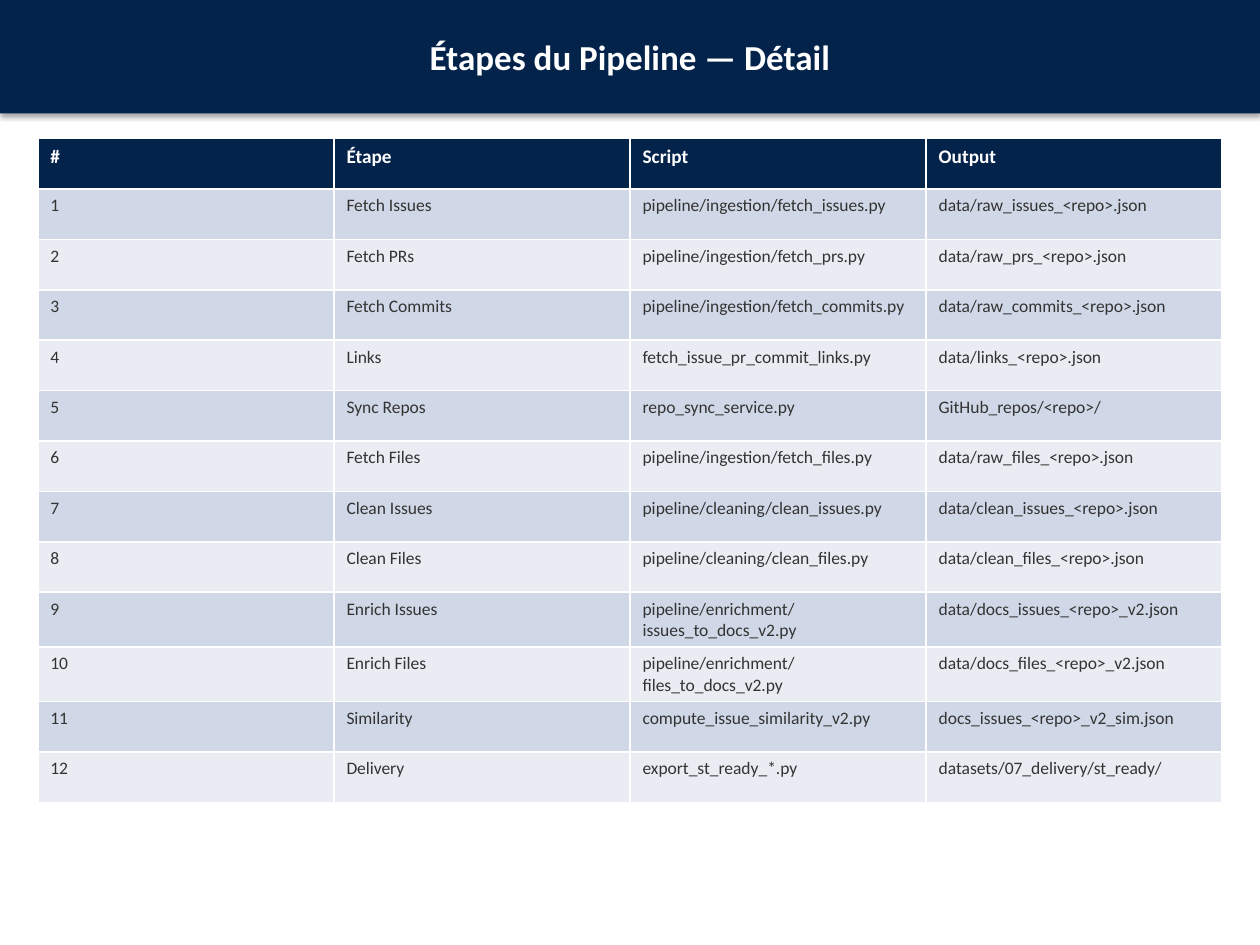
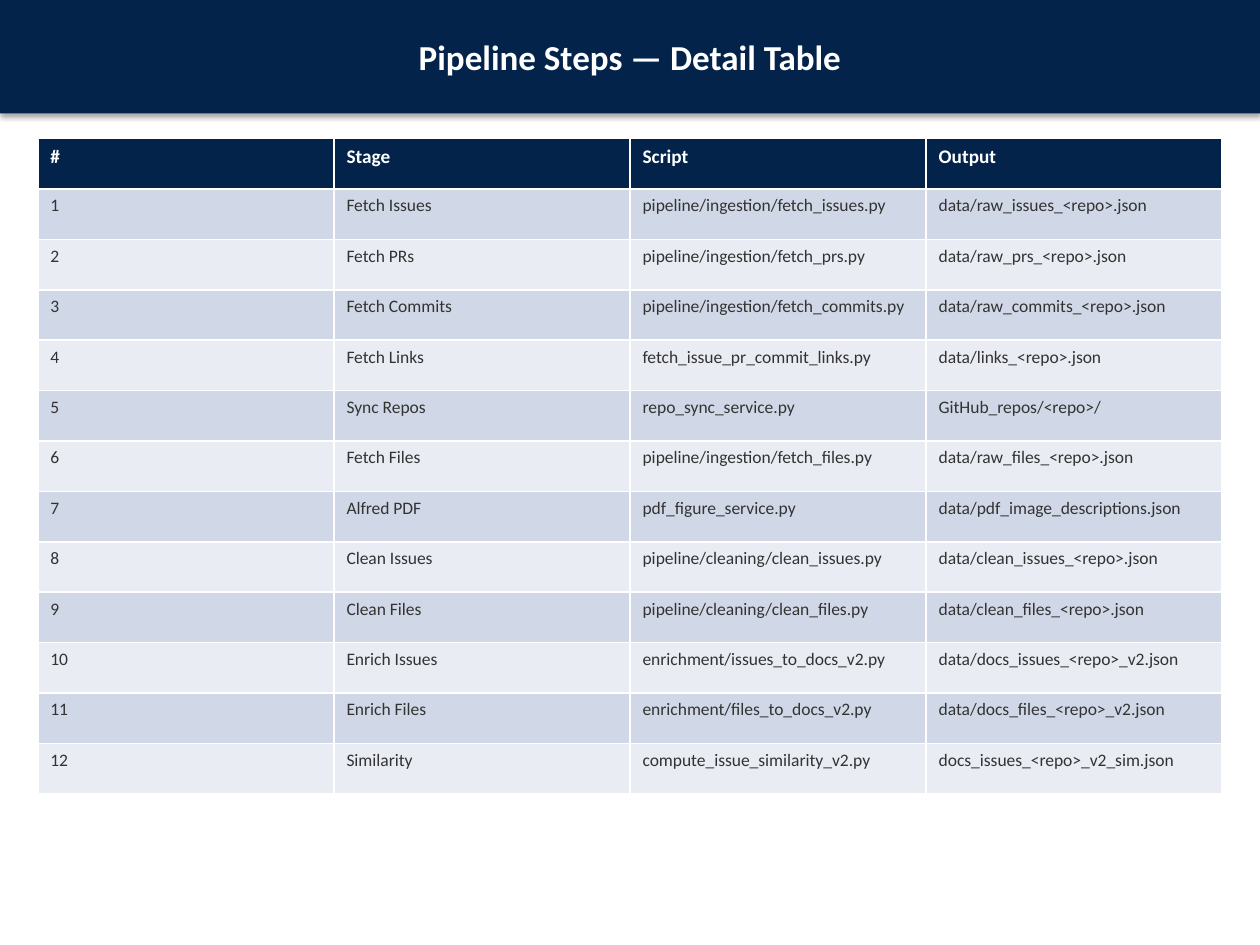
Before and after one commit to ALABSTM/stm32cube-gh-kb-pipeline, a slide deck: slide 19 of docs/Atelier_Pratique_Pipeline_STM32Cube.pptx (slide 13 before the commit). Drawn at 1260x945 pixels with LibreOffice and Linux fonts; fonts in the diff are those of the drawing. Boxes give left, top, right and bottom in pixels: in the first picture for what was removed or moved away, otherwise in the second. Text is boxed around its words. In the diff, an @@ line names an element or a change of style, - is before the commit and + after.

```diff
--- a/docs/Atelier_Pratique_Pipeline_STM32Cube.pptx
+++ b/docs/Atelier_Pratique_Pipeline_STM32Cube.pptx
@@ text in rectangle at bbox=[419, 45, 841, 76]: text changed @@
-Étapes du Pipeline — Détail
+Pipeline Steps — Detail Table
@@ table at bbox=[38, 139, 1222, 794] @@
-row 1, column 2: Étape
+row 1, column 2: Stage
-row 5, column 2: Links
+row 5, column 2: Fetch Links
-row 8: 7 | Clean Issues | pipeline/cleaning/clean_issues.py | data/clean_issues_<repo>.json
+row 8: 7 | Alfred PDF | pdf_figure_service.py | data/pdf_image_descriptions.json
-row 9: 8 | Clean Files | pipeline/cleaning/clean_files.py | data/clean_files_<repo>.json
+row 9: 8 | Clean Issues | pipeline/cleaning/clean_issues.py | data/clean_issues_<repo>.json
-row 10: 9 | Enrich Issues | pipeline/enrichment/issues_to_docs_v2.py | data/docs_issues_<repo>_v2.json
+row 10: 9 | Clean Files | pipeline/cleaning/clean_files.py | data/clean_files_<repo>.json
-row 11: 10 | Enrich Files | pipeline/enrichment/files_to_docs_v2.py | data/docs_files_<repo>_v2.json
+row 11: 10 | Enrich Issues | enrichment/issues_to_docs_v2.py | data/docs_issues_<repo>_v2.json
-row 12: 11 | Similarity | compute_issue_similarity_v2.py | docs_issues_<repo>_v2_sim.json
+row 12: 11 | Enrich Files | enrichment/files_to_docs_v2.py | data/docs_files_<repo>_v2.json
-row 13: 12 | Delivery | export_st_ready_*.py | datasets/07_delivery/st_ready/
+row 13: 12 | Similarity | compute_issue_similarity_v2.py | docs_issues_<repo>_v2_sim.json
```
Also in this commit, not shown: 20 other slides changed, 58 slides added, 13 slides removed, 27 other files.
